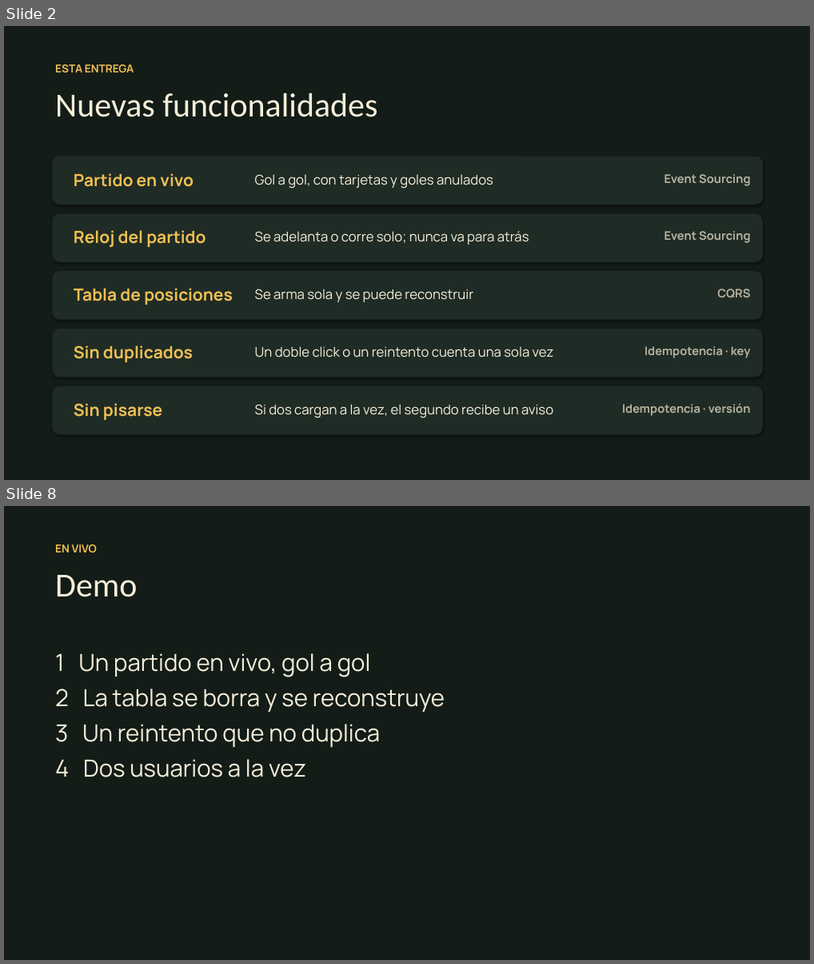
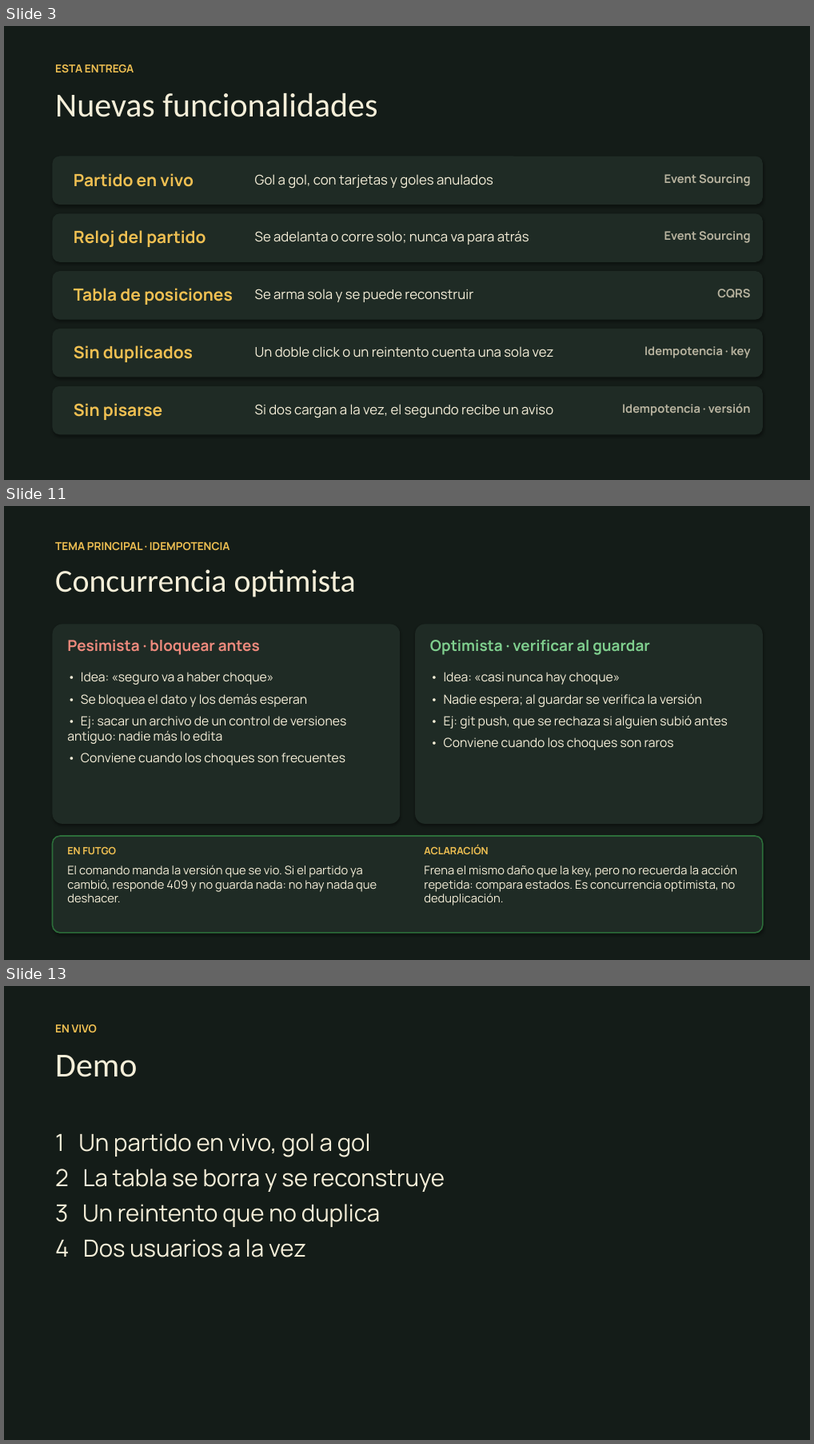
Before and after one commit to fabriJerezz/gepa-cli, a slide deck: presentacion/FutGo-presentacion.pptx. Shown one above the other, each under a label of ours: slides 2 and 8 before the commit, slides 3, 11 and 13 after it; the slides between them are not shown. The pictures are 814x964 and 814x1444 pixels, drawn with LibreOffice and Linux fonts; fonts in the diff are those of the drawing. Boxes give left, top, right and bottom in pixels: in the first picture for what was removed or moved away, otherwise in the second. Text is boxed around its words. In the diff, an @@ line names an element or a change of style, - is before the commit and + after.

```diff
--- a/presentacion/FutGo-presentacion.pptx
+++ b/presentacion/FutGo-presentacion.pptx
@@ slide 11 added at (4, 506, 810, 960), background #141C18 @@
@@ text added at (55, 542, 230, 550), 13 pt, text #F0C052, bold @@
+TEMA PRINCIPAL · IDEMPOTENCIA
@@ text added at (55, 569, 356, 597), 38 pt, text #F6EFD9 @@
+Concurrencia optimista
@@ rounded rectangle added at (52, 624, 400, 824), fill #1F2B25 @@
@@ rounded rectangle added at (415, 624, 763, 824), fill #1F2B25 @@
@@ text added at (67, 640, 260, 655), 18 pt, text #EE8A7D, bold @@
+Pesimista · bloquear antes
@@ text added at (430, 640, 650, 655), 18 pt, text #7FCF8E, bold @@
+Optimista · verificar al guardar
@@ text added at (67, 672, 346, 765), 15 pt, text #F6EFD9 @@
+• Idea: «seguro va a haber choque»
+• Se bloquea el dato y los demás esperan
+• Ej: sacar un archivo de un control de versiones antiguo: nadie más lo edita
+• Conviene cuando los choques son frecuentes
@@ text added at (444, 672, 728, 750), 15 pt, text #F6EFD9 @@
+• Idea: «casi nunca hay choque»
+• Nadie espera; al guardar se verifica la versión
+• Ej: git push, que se rechaza si alguien subió antes
+• Conviene cuando los choques son raros
@@ rounded rectangle added at (52, 836, 763, 932), fill #1F2B25, outline #2C6E3A 1.5 pt @@
@@ text added at (67, 846, 116, 854), 12 pt, text #F0C052, bold @@
+EN FUTGO
@@ text added at (67, 864, 377, 903), 14 pt, text #F6EFD9 @@
+El comando manda la versión que se vio. Si el partido ya cambió, responde 409 y no guarda nada: no hay nada que deshacer.
@@ text added at (424, 844, 488, 854), 12 pt, text #F0C052, bold @@
+ACLARACIÓN
@@ text added at (424, 864, 738, 905), 14 pt, text #F6EFD9 @@
+Frena el mismo daño que la key, pero no recuerda la acción repetida: compara estados. Es concurrencia optimista, no deduplicación.
@@ what was slide 2 is now slide 3 @@
@@ what was slide 8 is now slide 13 @@
```
Also in this commit, not shown: 2 slides changed, 7 other slides added, 3 slides removed, 1 other file.
